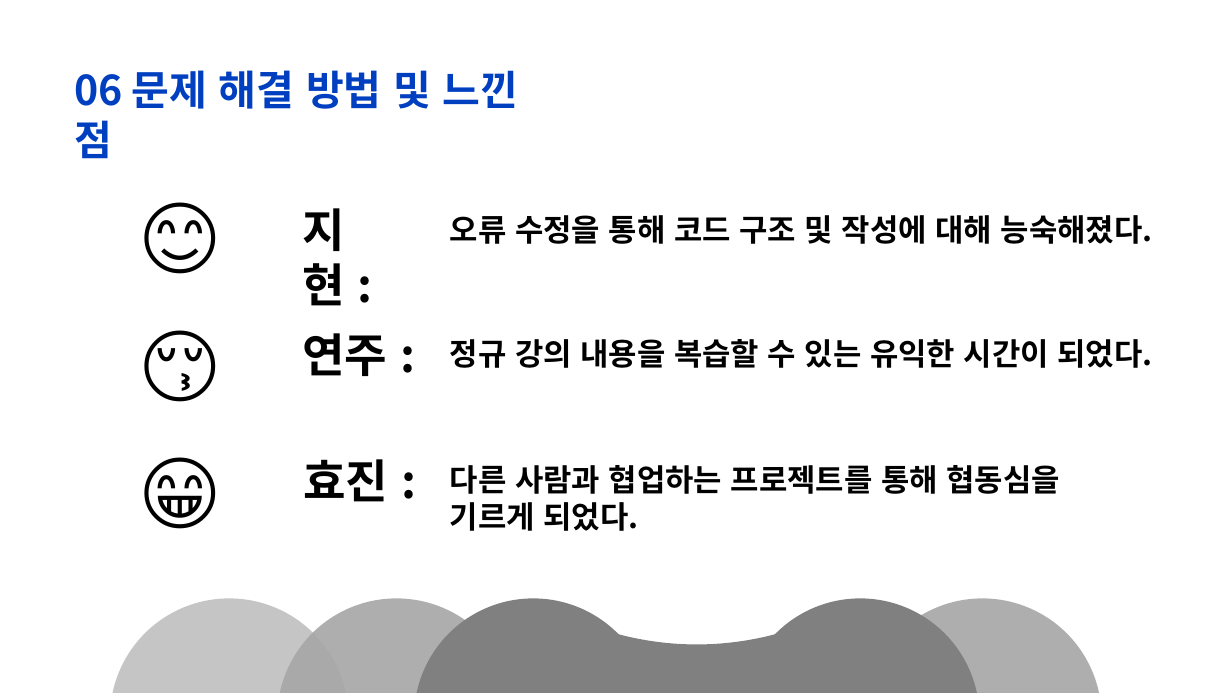
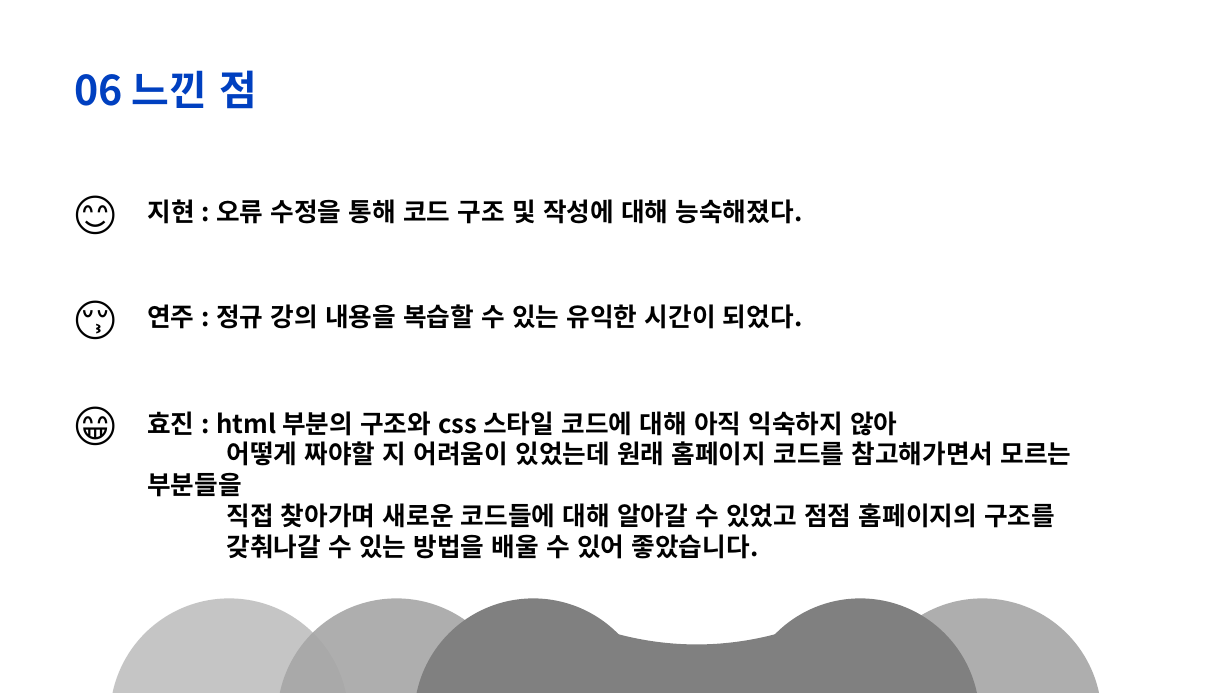
Before and after one commit to jhohoh/Code_Eaters, a slide deck: slide 12 of 원더월 HTML 클론 코딩.pptx. Drawn at 1232x693 pixels with LibreOffice and Linux fonts; fonts in the diff are those of the drawing. Boxes give left, top, right and bottom in pixels: in the first picture for what was removed or moved away, otherwise in the second. Text is boxed around its words. In the diff, an @@ line names an element or a change of style, - is before the commit and + after.

Commit message:
11.12 원더월 메인페이지 html, css(구조 수정 및 변수명 수정) + ppt 수정

```diff
--- a/원더월 HTML 클론 코딩.pptx
+++ b/원더월 HTML 클론 코딩.pptx
@@ text at box(74, 70, 257, 109): text changed @@
-06 문제 해결 방법 및 느낀 점
+06 느낀 점
@@ text "😊": place and size @@
-text "😊" at box(132, 174, 268, 286)
+text "😊" at box(65, 177, 147, 243)
@@ text at box(147, 199, 803, 224): text changed; size 24 to 20 pt @@
-오류 수정을 통해 코드 구조 및 작성에 대해 능숙해졌다.
+지현 : 오류 수정을 통해 코드 구조 및 작성에 대해 능숙해졌다.
@@ text removed at box(302, 208, 345, 306) @@
-지현 :
@@ text "😚": place and size @@
-text "😚" at box(132, 301, 293, 413)
+text "😚" at box(65, 283, 147, 348)
@@ text at box(147, 304, 803, 329): text changed; size 24 to 20 pt @@
-정규 강의 내용을 복습할 수 있는 유익한 시간이 되었다.
+연주 : 정규 강의 내용을 복습할 수 있는 유익한 시간이 되었다.
@@ text removed at box(302, 333, 387, 376) @@
-연주 :
@@ size 66 to 36 pt in 3 elements at box(65, 177, 147, 243), box(65, 283, 147, 348), box(65, 389, 147, 455) @@
@@ text "😁": place and size @@
-text "😁" at box(132, 429, 268, 541)
+text "😁" at box(65, 389, 147, 455)
@@ text added at box(147, 411, 1072, 559), 20 pt, text #000000, bold @@
+효진 : html 부분의 구조와 css 스타일 코드에 대해 아직 익숙하지 않아
+어떻게 짜야할 지 어려움이 있었는데 원래 홈페이지 코드를 참고해가면서 모르는 부분들을
+직접 찾아가며 새로운 코드들에 대해 알아갈 수 있었고 점점 홈페이지의 구조를
+갖춰나갈 수 있는 방법을 배울 수 있어 좋았습니다.
@@ text removed at box(303, 459, 388, 502) @@
-효진 :
@@ text removed at box(450, 465, 1060, 531) @@
-다른 사람과 협업하는 프로젝트를 통해 협동심을
-기르게 되었다.
```
Also in this commit, not shown: 7 other slides changed, 1 slide added, 5 other files.
